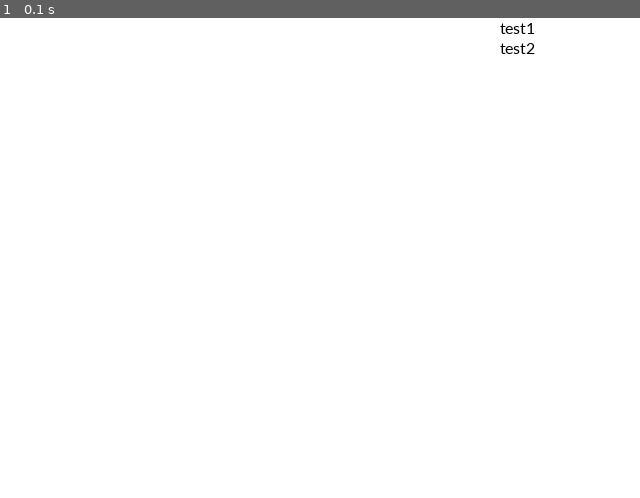
Above: before the commit, frame 1.
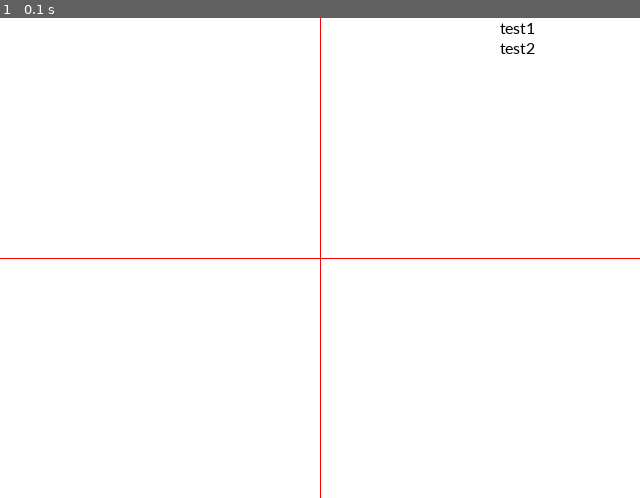
Above: after the commit, the same moment.

Repository: jlajr36/pygame_display_2d_gamecontroller_output_basic
Game: pygame game, started from app.py
Two runs of this game, one before a commit and one after it. Both use one fixed random seed, a clock stepped at 60 frames per second and the inputs below.
Inputs:
- Up to frame 1 (0.1 s): no input

The runs differ from the first frame. In frame 1, 0.4% of the frame differs, in the area x 0-100%, y 0-100%.

Commit message:
Draw static cross lines.

Diff:
--- a/app.py
+++ b/app.py
@@ -6,11 +6,20 @@
 #colors
 background_color = (255, 255, 255)
 text_color = (0, 0, 0)
+line_color = (255, 0, 0)
 
 #window setup
-size = (640, 480)
+width = 640
+height = 480
+size = (width, height)
 screen = pygame.display.set_mode(size)
 pygame.display.set_caption('2D Controller Display')
+
+#lines start pos
+top = 0
+left_side = 0
+center_width = width/2
+center_height = height/2
 
 #setup position font
 font_size = 18
@@ -29,13 +38,18 @@
         if event.type == pygame.QUIT:
             running = False
 
-    #draw screen and elements
+    #draw screen background
     screen.fill(background_color)
 
+    #display text position
     text_1 = text_font.render("test1", True, text_color)
     text_2 = text_font.render("test2", True, text_color)
     screen.blit(text_1, text_pos_1)
     screen.blit(text_2, text_pos_2)
+
+    #draw lines
+    pygame.draw.line(screen, line_color, (center_width, top), (center_width, height))
+    pygame.draw.line(screen, line_color, (left_side, center_height), (width, center_height))
 
     #update display
     pygame.display.flip()
